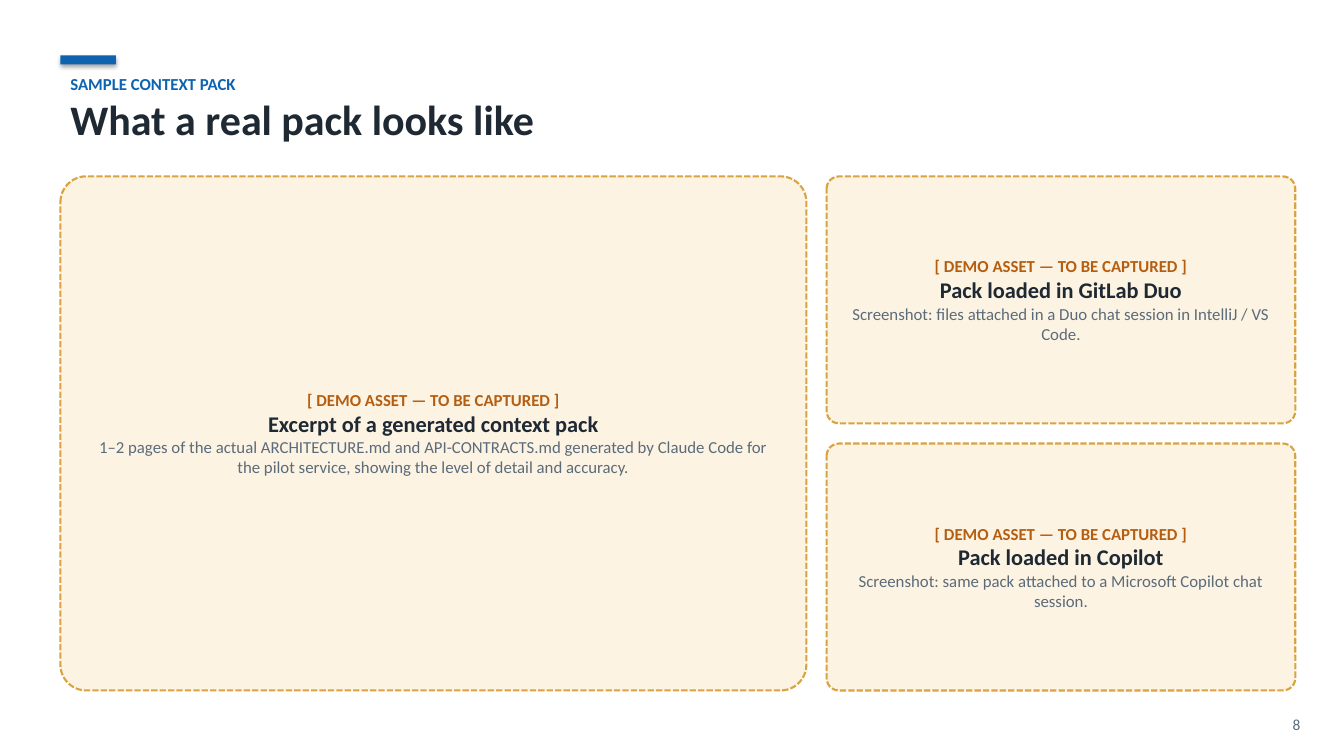
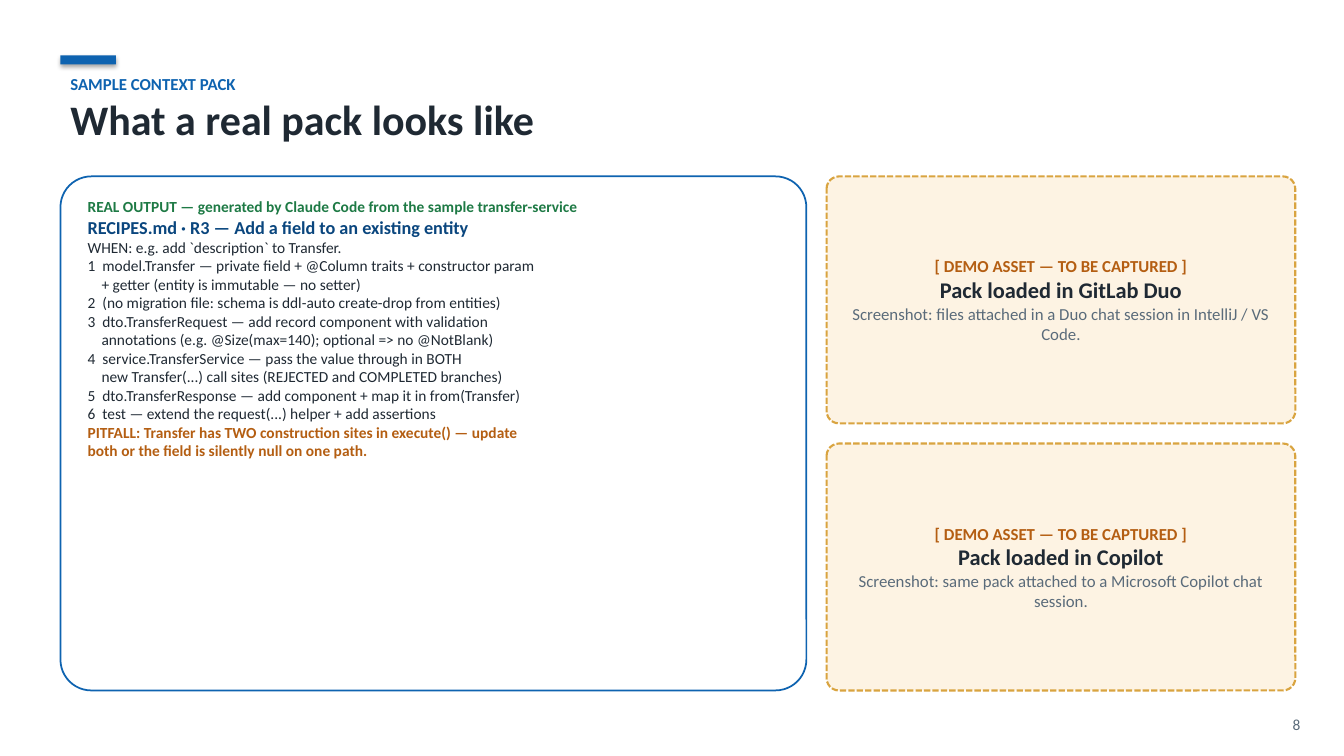
Before and after one commit to kamilhakim-s/claude2duo, a slide deck: slide 8 of deck/claude2duo-context-packs.pptx. Drawn at 1344x756 pixels with LibreOffice and Linux fonts; fonts in the diff are those of the drawing. Boxes give left, top, right and bottom in pixels: in the first picture for what was removed or moved away, otherwise in the second. Text is boxed around its words. In the diff, an @@ line names an element or a change of style, - is before the commit and + after.

```diff
--- a/deck/claude2duo-context-packs.pptx
+++ b/deck/claude2duo-context-packs.pptx
@@ rounded rectangle "REAL OUTPUT — generated by ..." at (60, 176, 807, 691): vertical alignment middle to top; fill #FDF3E3 to #FFFFFF; outline #D9A440 1.5 pt dashed to #0E63B0 1.25 pt; proportions changed @@
@@ text in rounded rectangle at (88, 201, 578, 459): text changed; size 12 to 11 pt; text colour #5A6B7A to #1F2933 @@
-[ DEMO ASSET — TO BE CAPTURED ]
-Excerpt of a generated context pack
-1–2 pages of the actual ARCHITECTURE.md and API-CONTRACTS.md generated by Claude Code for the pilot service, showing the level of detail and accuracy.
+REAL OUTPUT — generated by Claude Code from the sample transfer-service
+RECIPES.md · R3 — Add a field to an existing entity
+WHEN: e.g. add `description` to Transfer.
+1 model.Transfer — private field + @Column traits + constructor param
++ getter (entity is immutable — no setter)
+2 (no migration file: schema is ddl-auto create-drop from entities)
+3 dto.TransferRequest — add record component with validation
+annotations (e.g. @Size(max=140); optional => no @NotBlank)
+4 service.TransferService — pass the value through in BOTH
+new Transfer(...) call sites (REJECTED and COMPLETED branches)
+5 dto.TransferResponse — add component + map it in from(Transfer)
+6 test — extend the request(...) helper + add assertions
+PITFALL: Transfer has TWO construction sites in execute() — update
+both or the field is silently null on one path.
```
Also in this commit, not shown: 6 other slides changed, 3 slides added, 2 slides removed, 3 other files.
